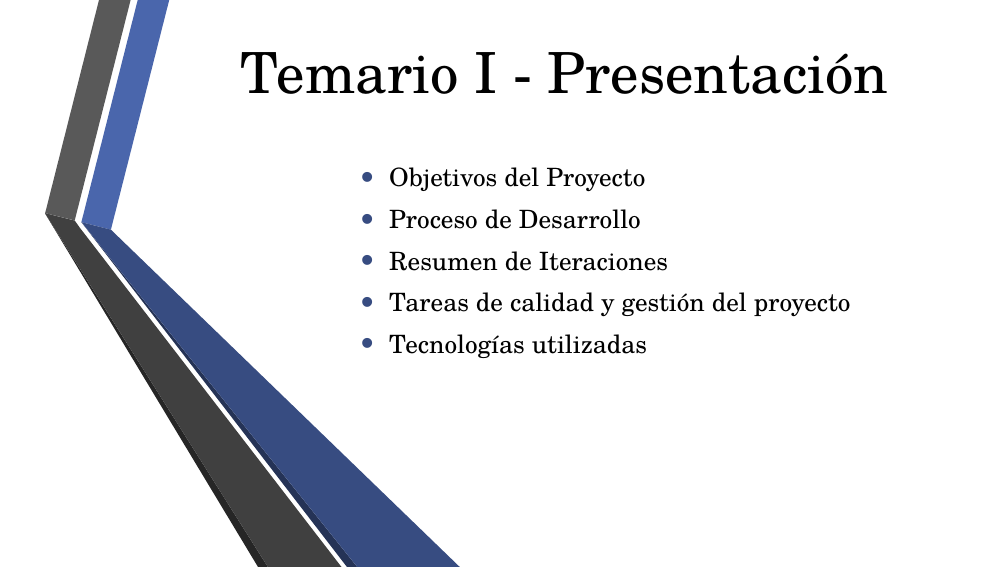
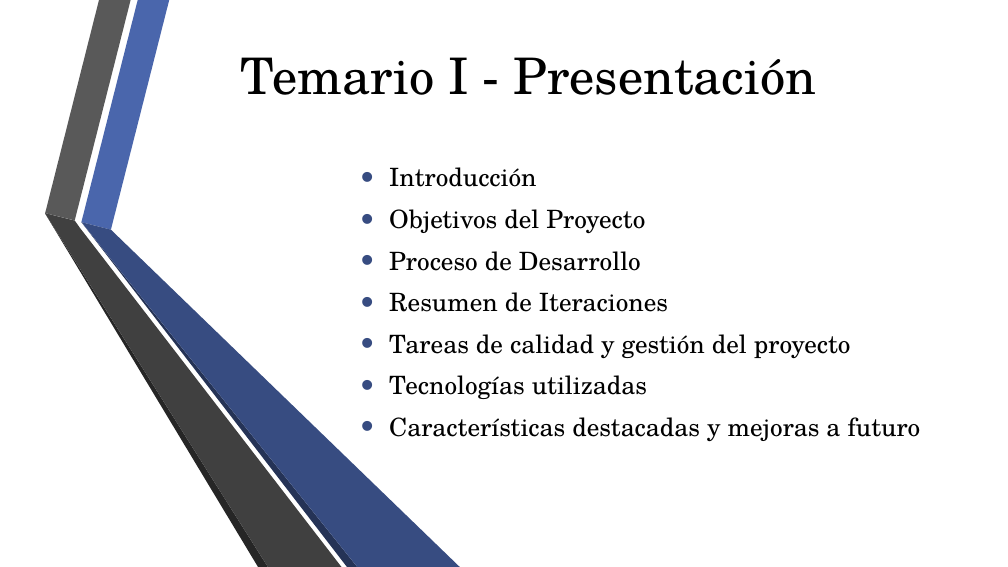
Before and after one commit to fge23/Sistema-VASPA, a slide deck: slide 2 of Presentaciones/Presentación VASPA - Diciembre 2020 - Examen Final/Presentación VASPA - Diciembre 2020 - Examen Final.pptx (slide 4 before the commit). Drawn at 1008x567 pixels with LibreOffice and Linux fonts; fonts in the diff are those of the drawing; background and template pictures are left out. Boxes give left, top, right and bottom in pixels: in the first picture for what was removed or moved away, otherwise in the second. Text is boxed around its words. In the diff, an @@ line names an element or a change of style, - is before the commit and + after.

```diff
--- a/Presentaciones/Presentación VASPA - Diciembre 2020 - Examen Final/Presentación VASPA - Diciembre 2020 - Examen Final.pptx
+++ b/Presentaciones/Presentación VASPA - Diciembre 2020 - Examen Final/Presentación VASPA - Diciembre 2020 - Examen Final.pptx
@@ title "Temario I - Presentación" at bbox=[240, 57, 817, 95]: size 54 to 48 pt @@
@@ subtitle at bbox=[389, 167, 536, 187]: paragraph added @@
+• Introducción
@@ subtitle at bbox=[389, 417, 921, 442]: paragraph added @@
+• Características destacadas y mejoras a futuro
```
Also in this commit, not shown: 5 other slides changed.
